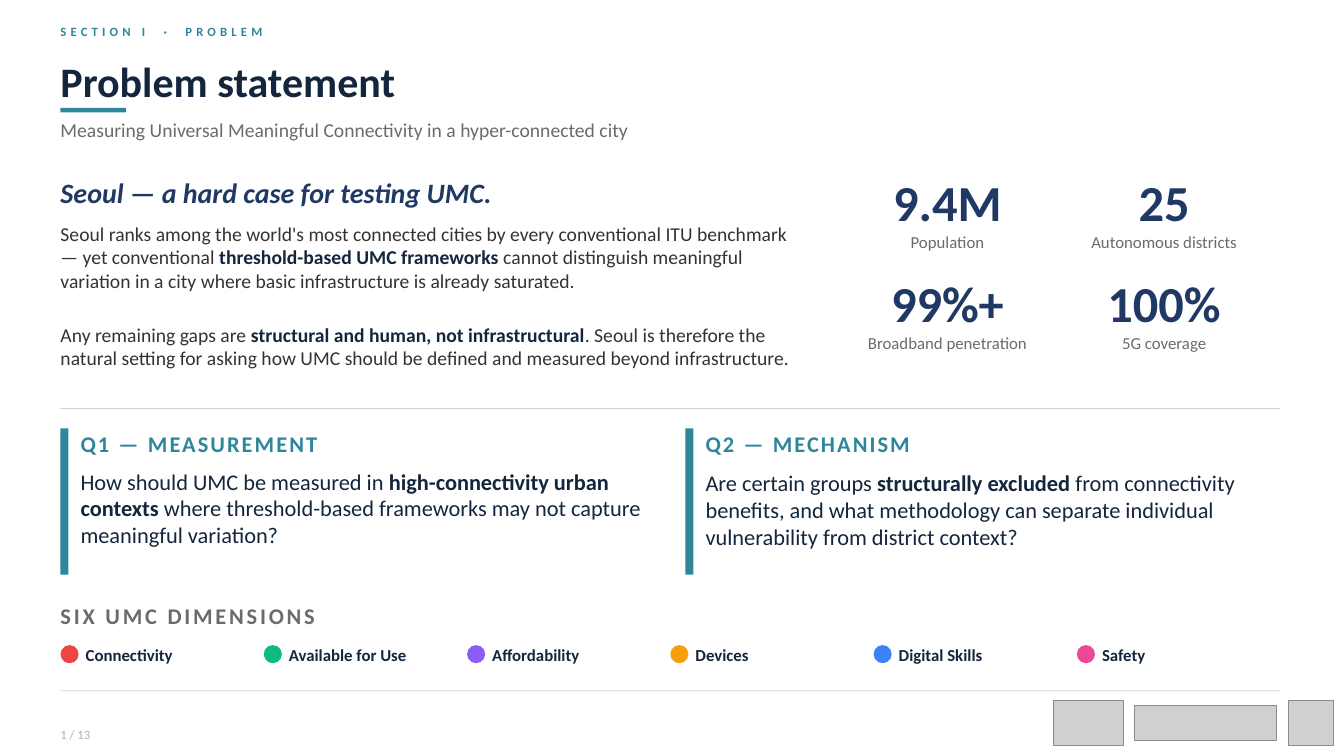
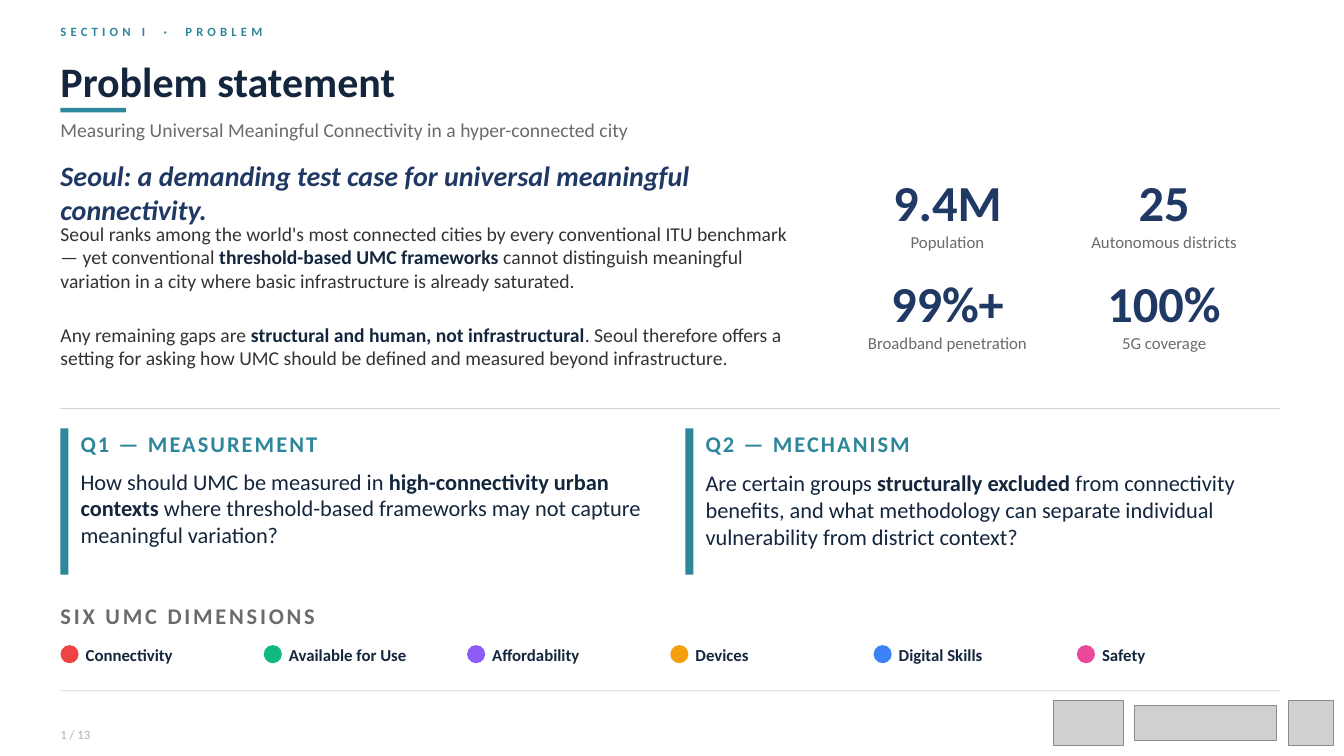
Before and after one commit to ITU-project-team/umc, a slide deck: slide 1 of ppt/HighFive_Step3_Submission.pptx. Drawn at 1344x756 pixels with LibreOffice and Linux fonts; fonts in the diff are those of the drawing; grey boxes stand for pictures. Boxes give left, top, right and bottom in pixels: in the first picture for what was removed or moved away, otherwise in the second. Text is boxed around its words. In the diff, an @@ line names an element or a change of style, - is before the commit and + after.

Commit message:
De-Claude PPT submission: declarative titles, numeric consistency
- Convert four question-form result titles (S6, S8, S9, S11) to finding statements.
- Soften ALL-CAPS labels; replace status glyphs with text legend on S12;
  redistribute em-dash constructions to colons/periods.
- Temper causal-overreach phrasing on S7 to pattern/observation framing.
- Reconcile corpus figures to the S4 funnel (1,287,761 / 480,972) on S10 chips;
  fix S8 page number 9->8. Content unchanged; tone, labels, and figure
  consistency only. No raw post text or IDs.

```diff
--- a/ppt/HighFive_Step3_Submission.pptx
+++ b/ppt/HighFive_Step3_Submission.pptx
@@ text at (60,166,689,225): text changed @@
-Seoul — a hard case for testing UMC.
+Seoul: a demanding test case for universal meaningful connectivity.
@@ text at (60,328,781,369): text changed @@
-Any remaining gaps are structural and human, not infrastructural. Seoul is therefore the natural setting for asking how UMC should be defined and measured beyond infrastructure.
+Any remaining gaps are structural and human, not infrastructural. Seoul therefore offers a setting for asking how UMC should be defined and measured beyond infrastructure.
```
Also in this commit, not shown: 7 other slides changed.
